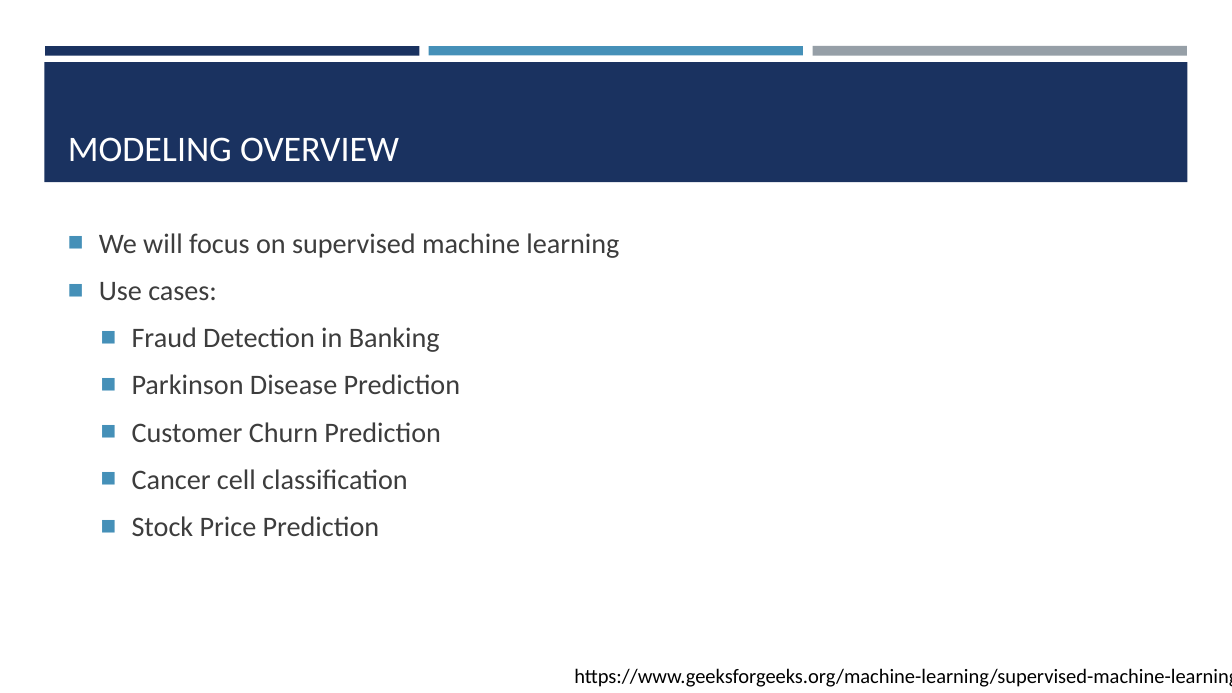
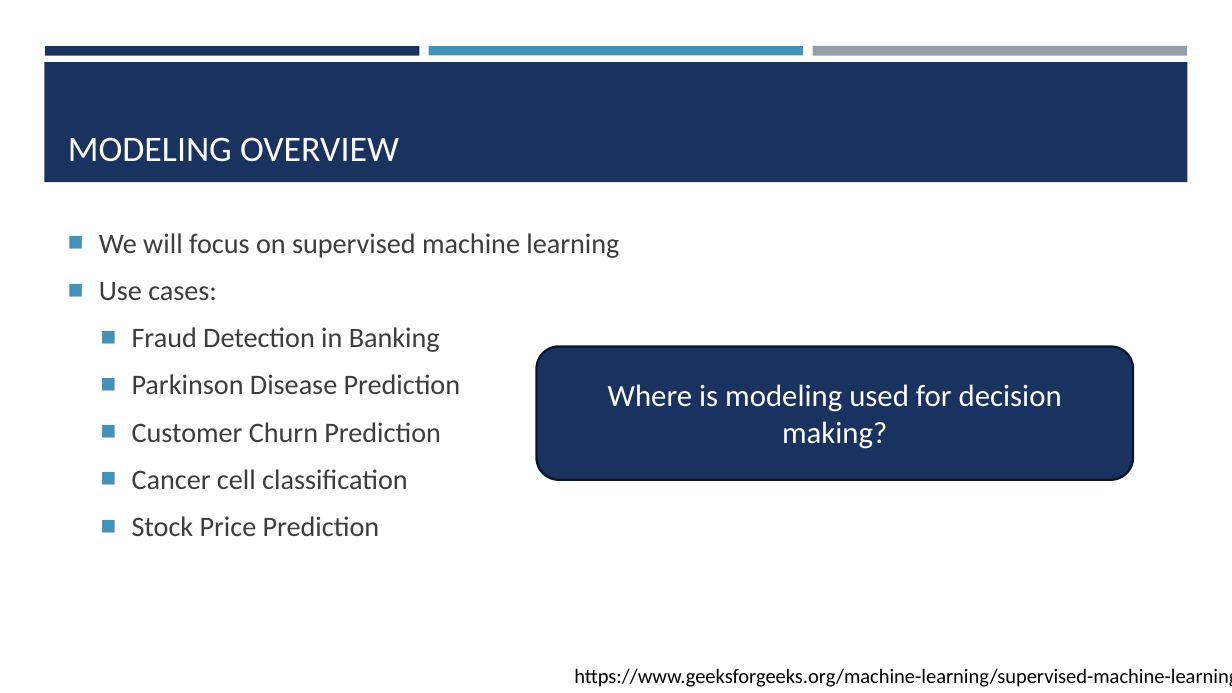
Before and after one commit to amosca01/SDS-CSC235, a slide deck: slide 9 of slides/15-modeling.pptx. Drawn at 1232x693 pixels with LibreOffice and Linux fonts; fonts in the diff are those of the drawing. Boxes give left, top, right and bottom in pixels: in the first picture for what was removed or moved away, otherwise in the second. Text is boxed around its words. In the diff, an @@ line names an element or a change of style, - is before the commit and + after.

```diff
--- a/slides/15-modeling.pptx
+++ b/slides/15-modeling.pptx
@@ rounded rectangle added at (x1=537, y1=347, x2=1134, y2=480), fill #1A3260, outline #0B162A 1.75 pt, 24 pt, text #FFFFFF @@
+Where is modeling used for decision making?
```
Also in this commit, not shown: 2 other slides changed, 2 other files.
